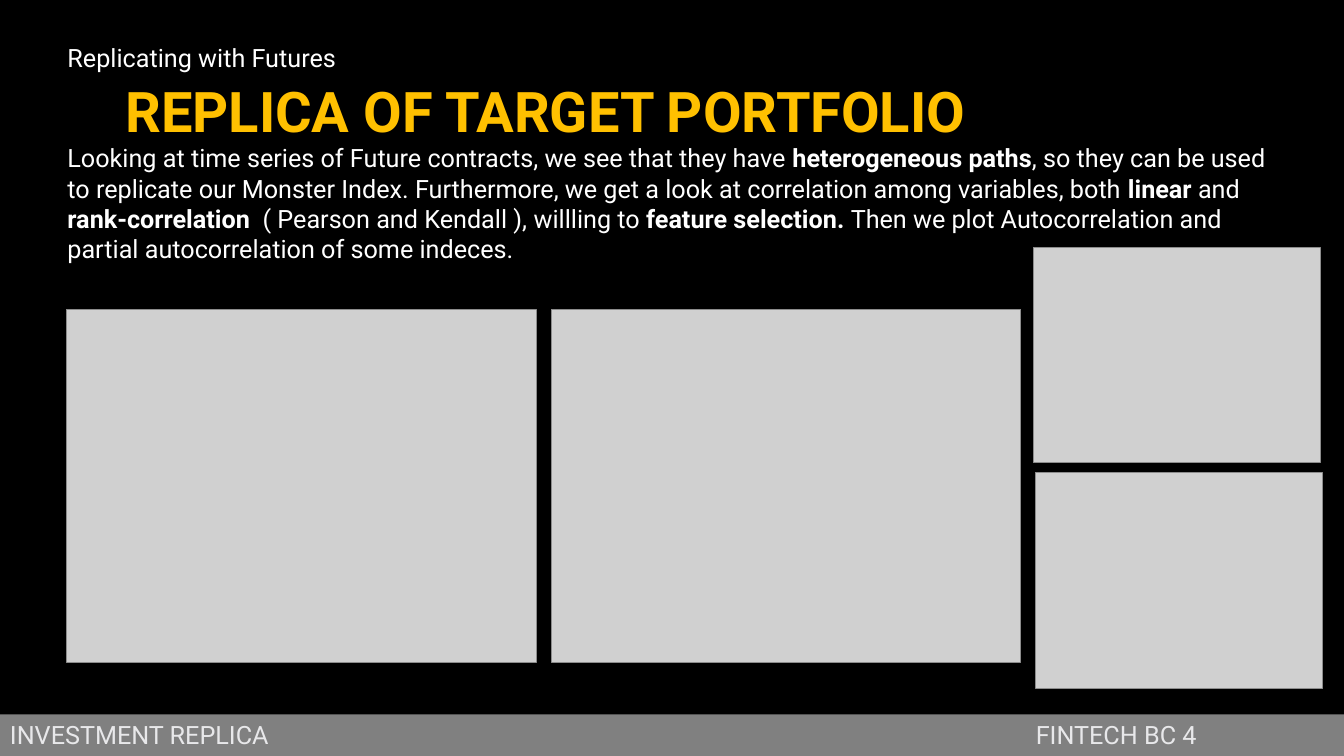
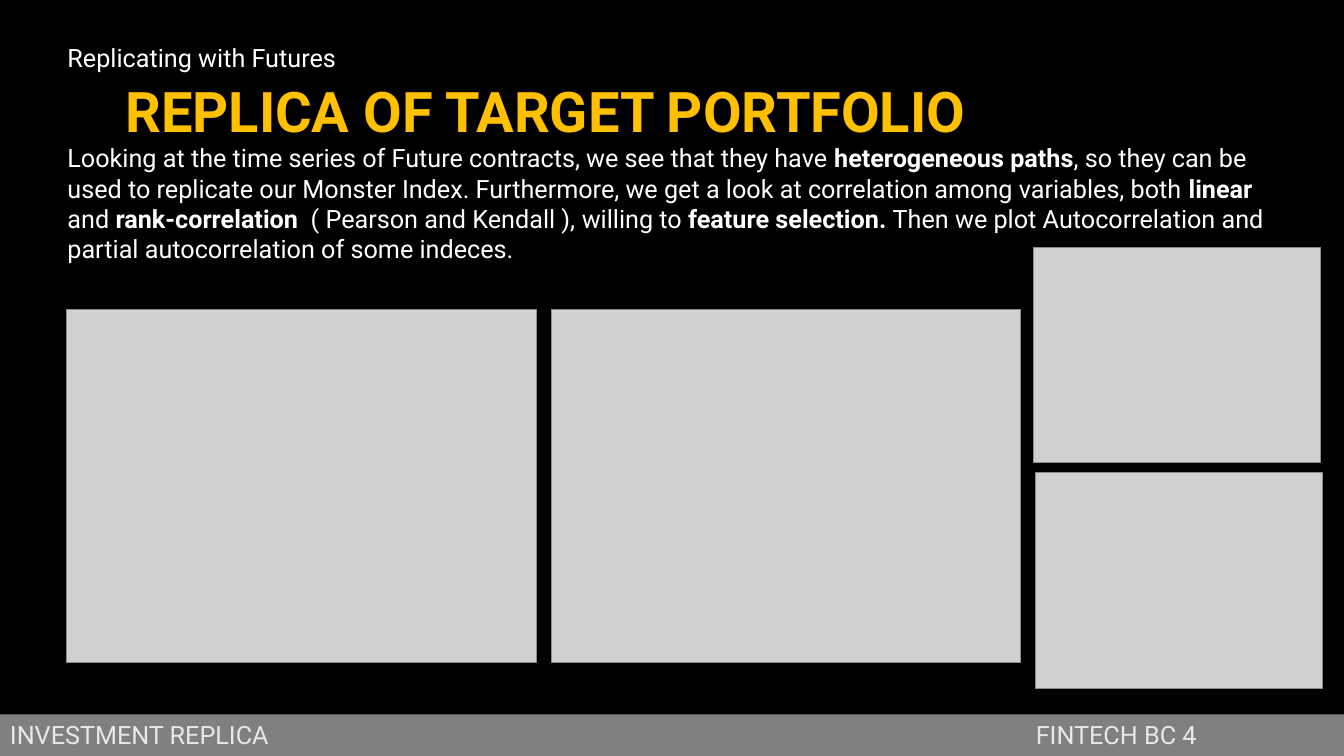
Before and after one commit to jstringara/Fintech, a slide deck: slide 6 of BC4/Bozza.pptx. Drawn at 1344x756 pixels with LibreOffice and Linux fonts; fonts in the diff are those of the drawing; grey boxes stand for pictures; background and template pictures are left out. Boxes give left, top, right and bottom in pixels: in the first picture for what was removed or moved away, otherwise in the second. Text is boxed around its words. In the diff, an @@ line names an element or a change of style, - is before the commit and + after.

```diff
--- a/BC4/Bozza.pptx
+++ b/BC4/Bozza.pptx
@@ text at [67,148,1264,263]: text changed @@
-Looking at time series of Future contracts, we see that they have heterogeneous paths, so they can be used to replicate our Monster Index. Furthermore, we get a look at correlation among variables, both linear and rank-correlation ( Pearson and Kendall ), willling to feature selection. Then we plot Autocorrelation and partial autocorrelation of some indeces.
+Looking at the time series of Future contracts, we see that they have heterogeneous paths, so they can be used to replicate our Monster Index. Furthermore, we get a look at correlation among variables, both linear and rank-correlation ( Pearson and Kendall ), willing to feature selection. Then we plot Autocorrelation and partial autocorrelation of some indeces.
```
Also in this commit, not shown: 6 other slides changed.
